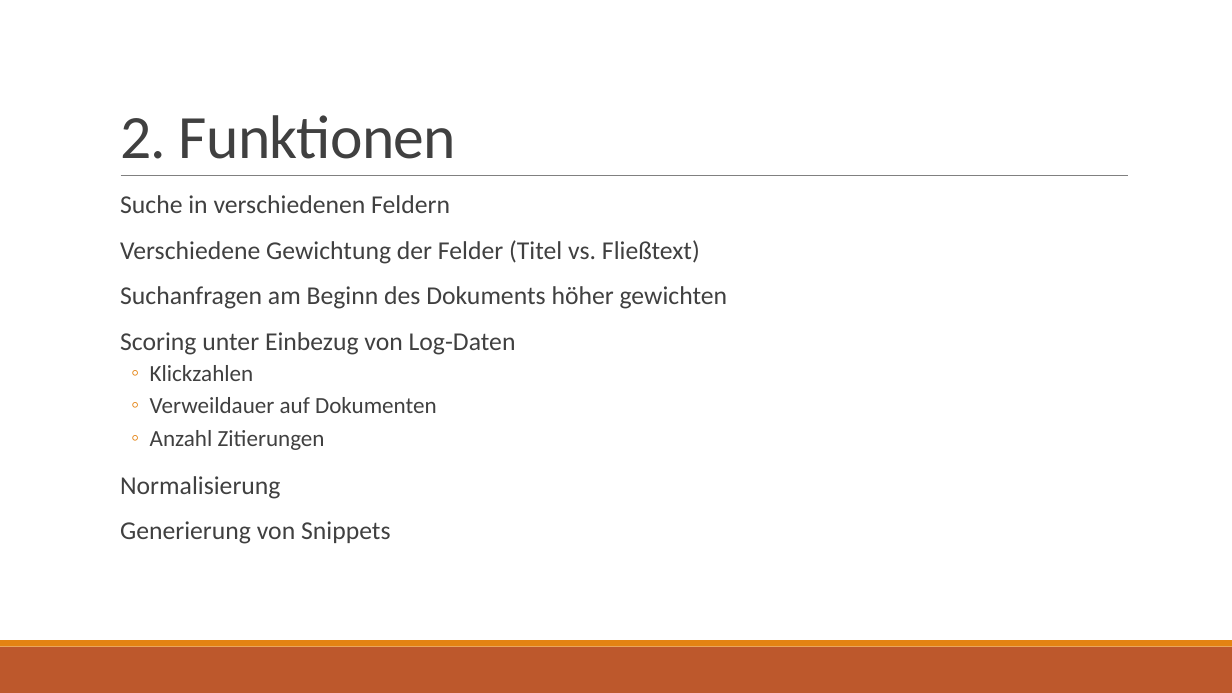
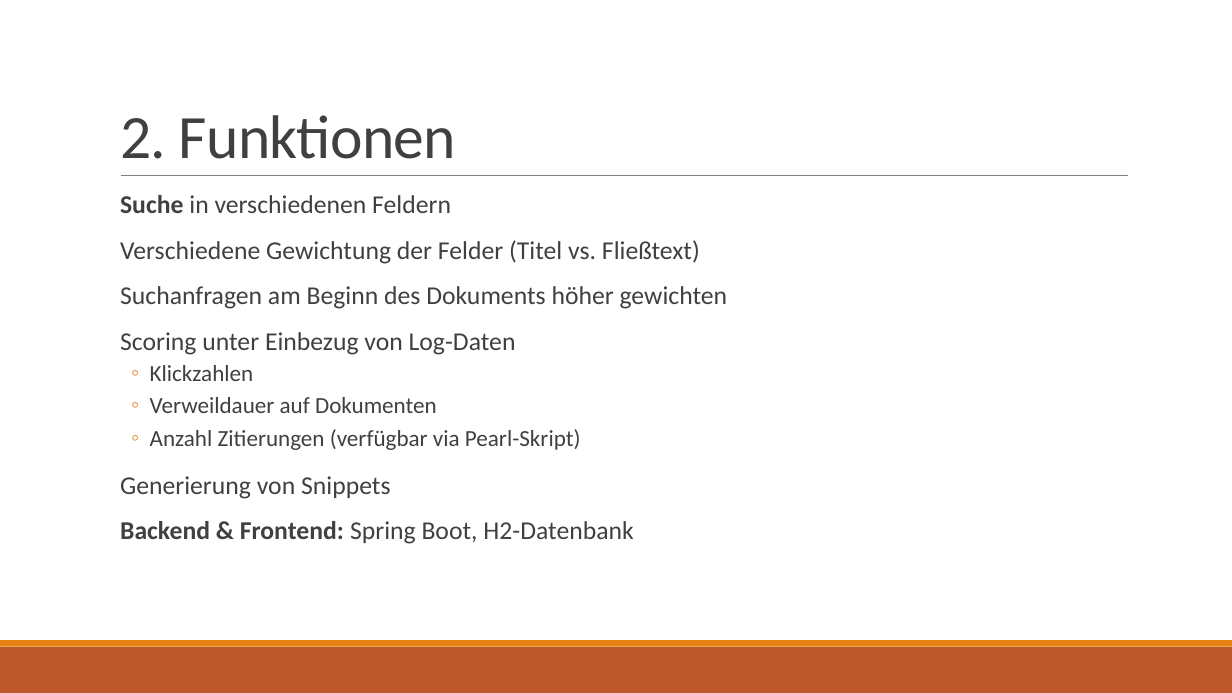
Before and after one commit to 43ndr1k/Digital-Text-Forensics, a slide deck: slide 5 of Digital Text Forensics Search Engine.pptx. Drawn at 1232x693 pixels with LibreOffice and Linux fonts; fonts in the diff are those of the drawing. Boxes give left, top, right and bottom in pixels: in the first picture for what was removed or moved away, otherwise in the second. Text is boxed around its words. In the diff, an @@ line names an element or a change of style, - is before the commit and + after.

```diff
--- a/Digital Text Forensics Search Engine.pptx
+++ b/Digital Text Forensics Search Engine.pptx
@@ text at <box>120,195,451,213</box>: bold on in "Suche" @@
@@ text at <box>150,429,581,450</box>: text changed @@
-  ◦ Anzahl Zitierungen
-  Normalisierung
+  ◦ Anzahl Zitierungen (verfügbar via Pearl-Skript)
@@ text at <box>120,521,633,544</box>: paragraph added @@
+  Backend & Frontend: Spring Boot, H2-Datenbank
```
Also in this commit, not shown: 1 other slide changed.
